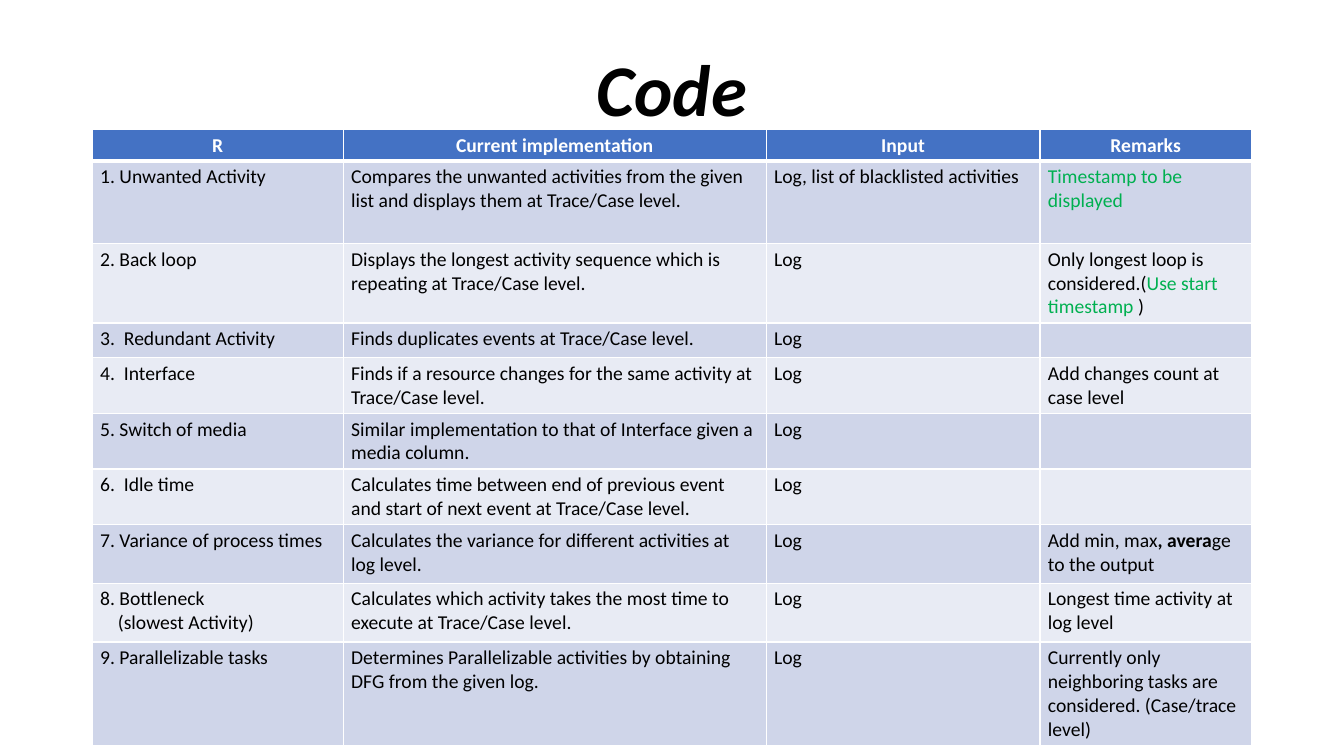
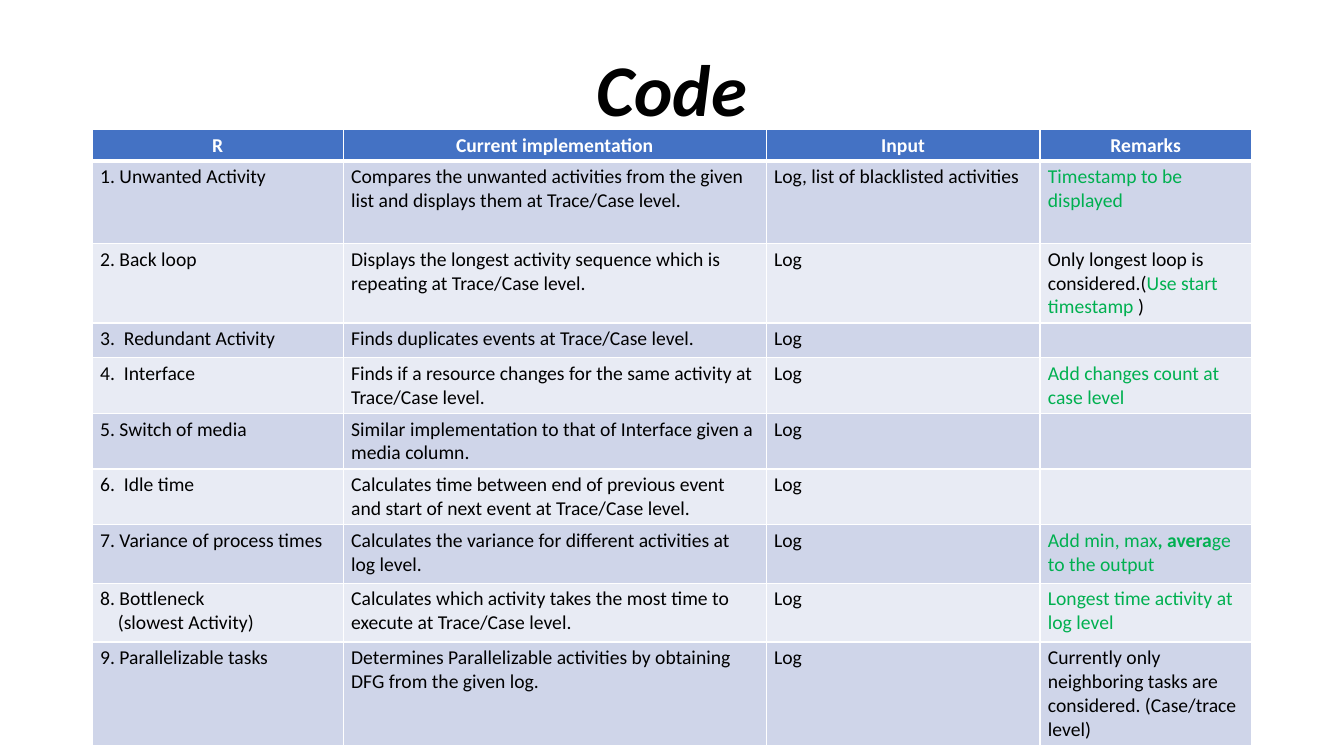
Before and after one commit to deepak-sateesh/processmining, a slide deck: slide 2 of Presentations/Presentation7.pptx. Drawn at 1344x756 pixels with LibreOffice and Linux fonts; fonts in the diff are those of the drawing. Boxes give left, top, right and bottom in pixels: in the first picture for what was removed or moved away, otherwise in the second. Text is boxed around its words. In the diff, an @@ line names an element or a change of style, - is before the commit and + after.

```diff
--- a/Presentations/Presentation7.pptx
+++ b/Presentations/Presentation7.pptx
@@ table at [92, 129, 1252, 743] @@
@@ text colour #000000 to #00B050 in "Add changes count at case level", "Add min, max, average to the output", "Longest time activity at log level" @@
```
Also in this commit, not shown: 1 other file.
